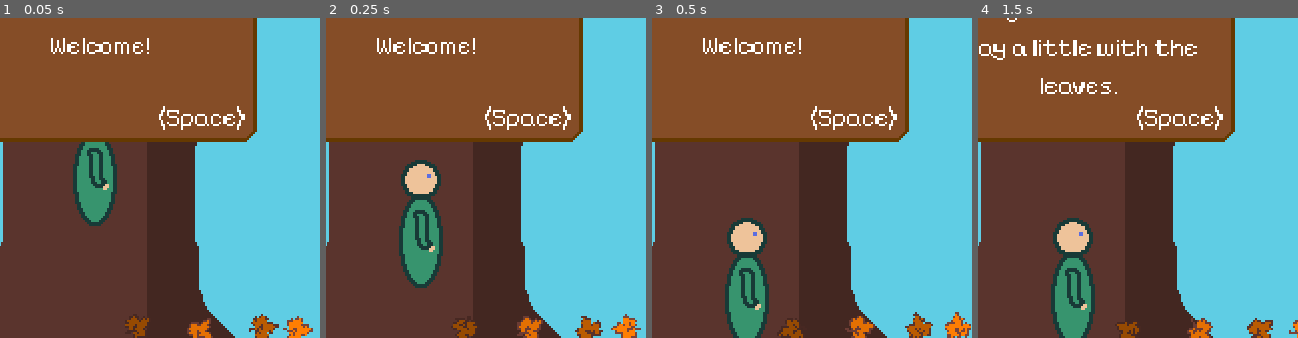
Above: before the commit, frames 1-4 (left to right).
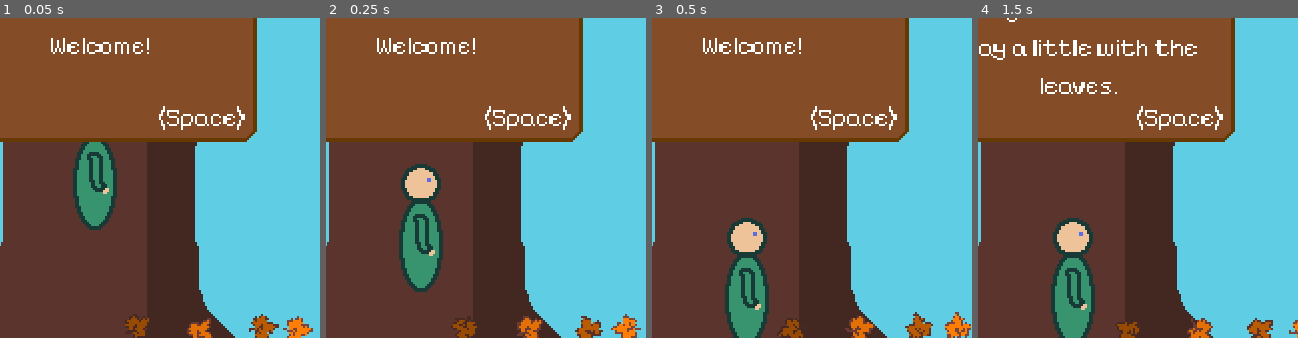
Above: after the commit, the same moments.

Repository: FluffySpectre/playintheleaves
Game: Godot game, scene res://game.tscn
Two runs of this game, one before a commit and one after it. Both use one fixed random seed, a clock stepped at 60 frames per second and the inputs below.
Inputs:
- Up to frame 1 (0.05 s): no input
- Up to frame 2 (0.25 s): no input
- Up to frame 3 (0.5 s): no input
- Up to frame 4 (1.5 s): hold Shift (run) 0.53-1.28 s; hold D (right) from 0.53 s (still down); tap Space (jump) at 0.77 s; tap Shift (run) at 1.35 s
The pictures show only the part of the screen within x 35-85%, y 44-94%; the shares and areas given below are measured in that part.

The runs differ from the first frame. In frame 1, 0.7% of the frame differs, in the area x 22-37%, y 38-67%; in frame 2, 1.3%, in the area x 22-37%, y 44-86%; in frame 3, nothing differs; in frame 4, nothing differs.

Commit message:
Made repulsion area as big as the player

Diff:
--- a/game.tscn
+++ b/game.tscn
@@ -42,7 +42,7 @@
 height = 62.0
 
 [sub_resource type="CapsuleShape2D" id="CapsuleShape2D_x62xn"]
-height = 52.0
+height = 62.0
 
 [sub_resource type="CircleShape2D" id="CircleShape2D_1vcqp"]
 radius = 1.0
@@ -133,7 +133,7 @@
 [node name="Camera2D" type="Camera2D" parent="."]
 
 [node name="Player" type="CharacterBody2D" parent="."]
-position = Vector2(0, 51)
+position = Vector2(0, 53)
 collision_mask = 5
 floor_block_on_wall = false
 script = ExtResource("4_jf8yp")
@@ -158,7 +158,7 @@
 script = ExtResource("6_kyo8q")
 
 [node name="CollisionShape2D" type="CollisionShape2D" parent="Player/RepulsorArea"]
-position = Vector2(0, -9)
+position = Vector2(0, -15)
 shape = SubResource("CapsuleShape2D_x62xn")
 
 [node name="Tree" type="Node2D" parent="."]
